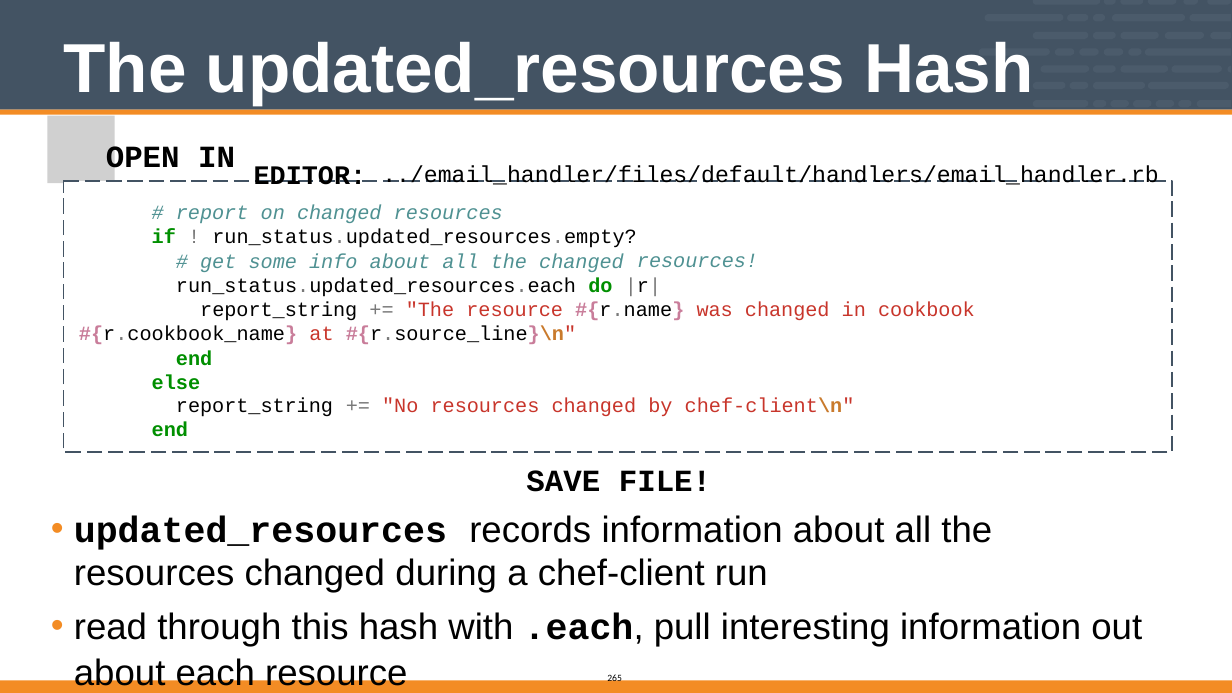
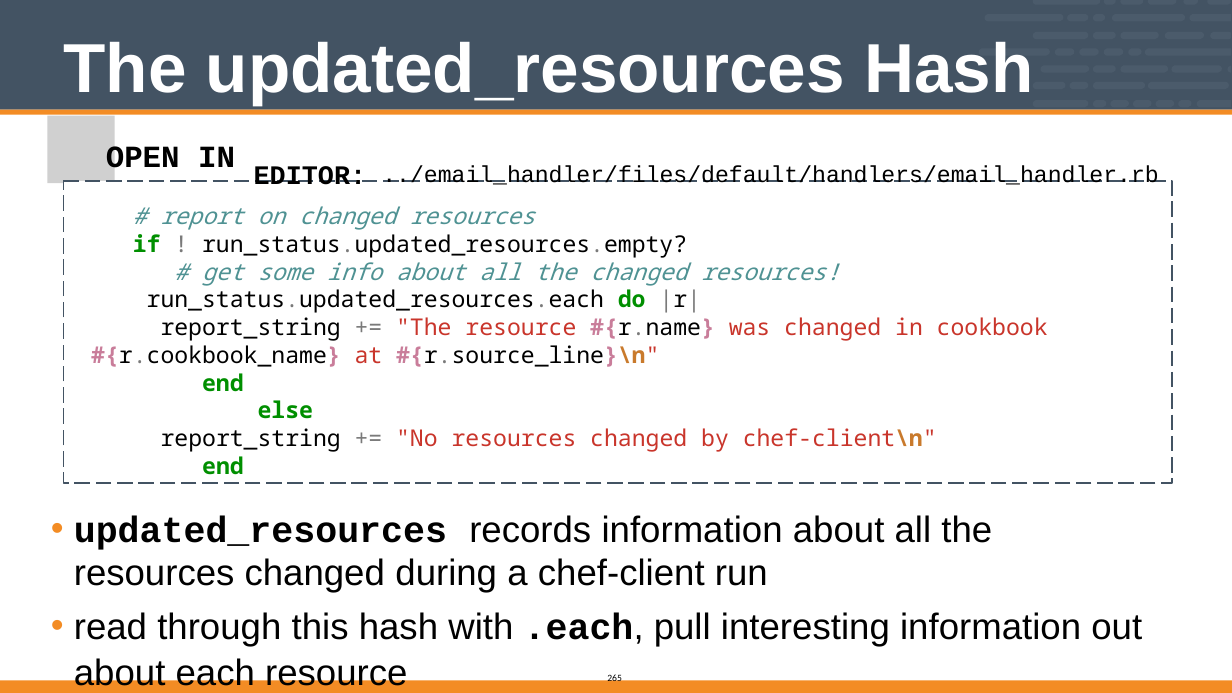
Before and after one commit to vinyar/chef-intermediate, a slide deck: slide 25 of Modules/08-Chef_Intermediate.pptx. Drawn at 1232x693 pixels with LibreOffice and Linux fonts; fonts in the diff are those of the drawing; grey boxes stand for pictures. Boxes give left, top, right and bottom in pixels: in the first picture for what was removed or moved away, otherwise in the second. Text is boxed around its words. In the diff, an @@ line names an element or a change of style, - is before the commit and + after.

Commit message:
Edited some text so this can be reviewed

```diff
--- a/Modules/08-Chef_Intermediate.pptx
+++ b/Modules/08-Chef_Intermediate.pptx
@@ freeform shape: place and size @@
-freeform shape at (64, 181, 1172, 452)
+freeform shape at (64, 181, 1172, 483)
@@ freeform shape "# report on changed resources": place and size @@
-freeform shape "# report on changed resources" at (64, 181, 1172, 452)
+freeform shape "# report on changed resources" at (64, 181, 1172, 474)
@@ text in freeform shape at (91, 206, 1048, 475): text added @@
+# report on changed resources
+if ! run_status.updated_resources.empty?
+# get some info about all the changed resources!
+run_status.updated_resources.each do |r|
+report_string += "The resource #{r.name} was changed in cookbook
+#{r.cookbook_name} at #{r.source_line}\n"
+end
+else
+report_string += "No resources changed by chef-client\n"
+end
@@ text removed at (152, 205, 503, 243) @@
-# report on changed resources
-if
@@ text removed at (212, 229, 637, 248) @@
-! run_status.updated_resources.empty?
@@ text removed at (200, 253, 624, 272) @@
-# get some info about all the changed
@@ text removed at (625, 253, 758, 296) @@
-resources!
-|r|
@@ text removed at (176, 277, 612, 297) @@
-run_status.updated_resources.each do
@@ text removed at (79, 325, 297, 390) @@
-#{r.cookbook_name}
-end else
@@ text removed at (200, 301, 975, 321) @@
-report_string += "The resource #{r.name} was changed in cookbook
@@ text removed at (309, 325, 576, 344) @@
-at #{r.source_line}\n"
@@ text removed at (152, 398, 333, 437) @@
-report_string
-end
@@ text removed at (382, 398, 855, 492) @@
-+= "No resources changed by chef-client\n"
-SAVE FILE!
```
Also in this commit, not shown: 41 other slides changed.
